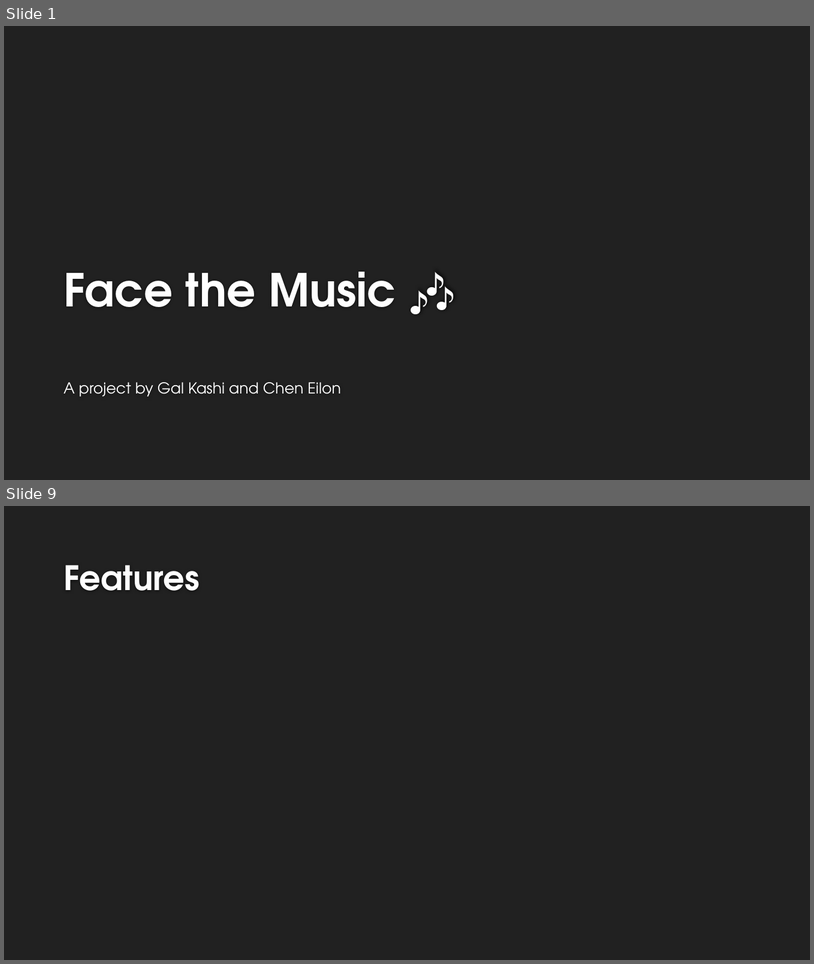
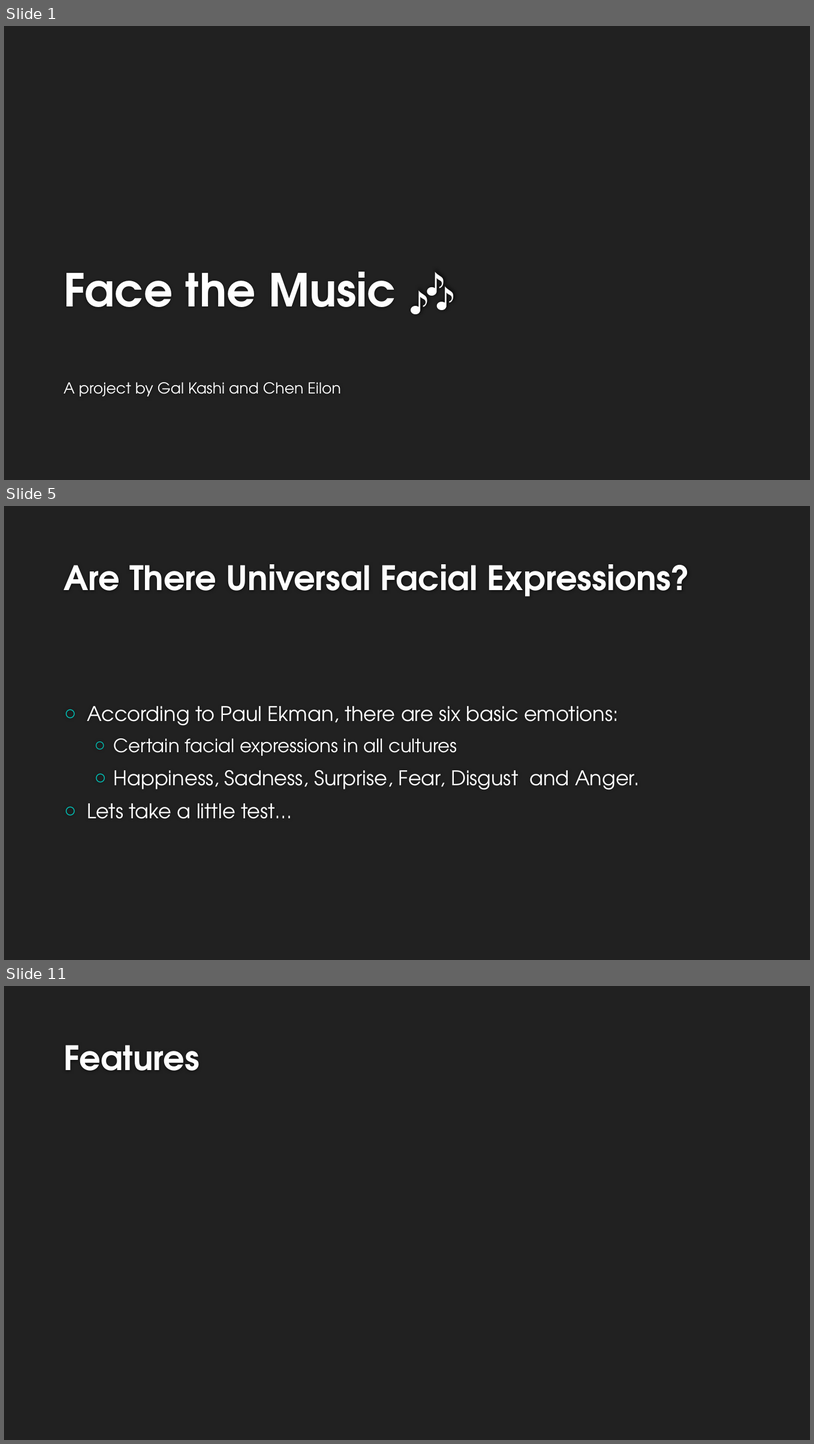
Before and after one commit to ChenEilon/ExpressionRecognition, a slide deck: Documents/Emotion Recognition.pptx. Shown one above the other, each under a label of ours: slides 1 and 9 before the commit, slides 1, 5 and 11 after it; the slides between them are not shown. The pictures are 814x964 and 814x1444 pixels, drawn with LibreOffice and Linux fonts; fonts in the diff are those of the drawing; grey boxes stand for pictures; background and template pictures are left out. Boxes give left, top, right and bottom in pixels: in the first picture for what was removed or moved away, otherwise in the second. Text is boxed around its words. In the diff, an @@ line names an element or a change of style, - is before the commit and + after.

```diff
--- a/Documents/Emotion Recognition.pptx
+++ b/Documents/Emotion Recognition.pptx
@@ slide 5 added at box(4, 506, 810, 960), background #212121 @@
@@ title added at box(63, 564, 690, 597), 40 pt, text #FEFEFE, bold @@
+Are There Universal Facial Expressions?
@@ text added at box(87, 706, 639, 819), 24 pt, text #FFFFFF @@
+○ According to Paul Ekman, there are six basic emotions:
+  ○ Certain facial expressions in all cultures
+  ○ Happiness, Sadness, Surprise, Fear, Disgust and Anger.
+○ Lets take a little test…
@@ what was slide 9 is now slide 11 @@
```
Also in this commit, not shown: 16 slides changed, 2 other slides added, 1 slide removed, 3 other files.
